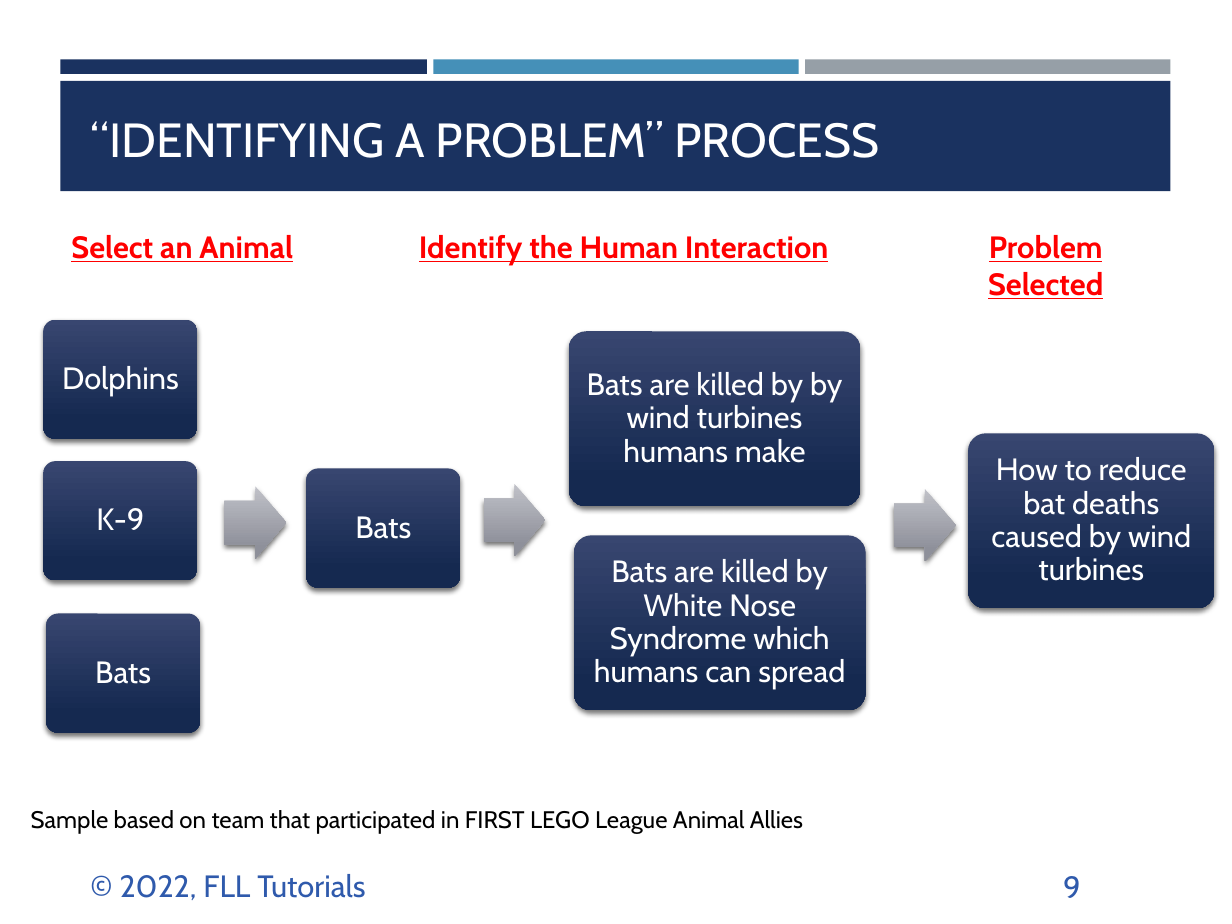
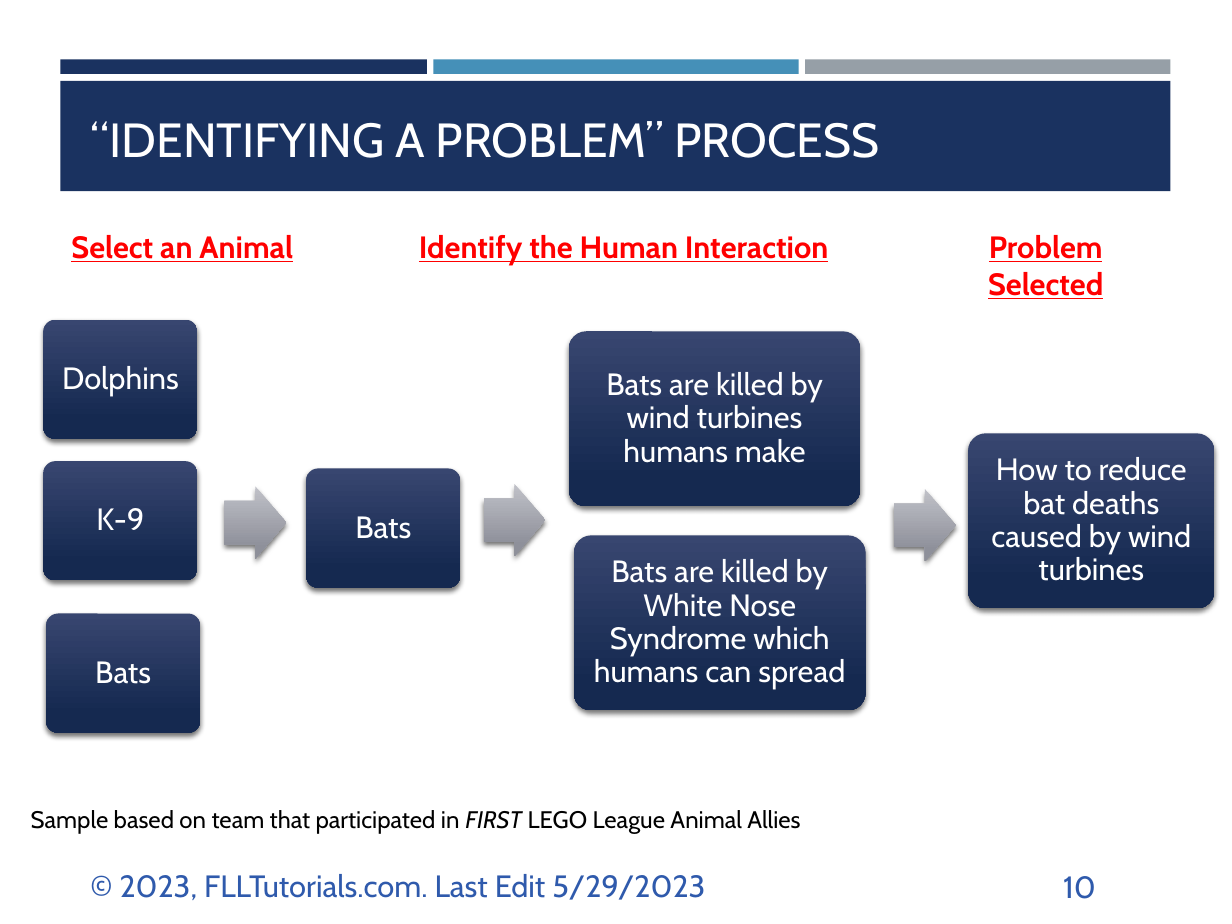
Before and after one commit to ev3lessons/FLL-Tutorials, a slide deck: slide 10 of translations/en-us/Project/Identify.pptx (slide 9 before the commit). Drawn at 1232x924 pixels with LibreOffice and Linux fonts; fonts in the diff are those of the drawing. Boxes give left, top, right and bottom in pixels: in the first picture for what was removed or moved away, otherwise in the second. Text is boxed around its words. In the diff, an @@ line names an element or a change of style, - is before the commit and + after.

```diff
--- a/translations/en-us/Project/Identify.pptx
+++ b/translations/en-us/Project/Identify.pptx
@@ text at [606, 372, 823, 463]: text changed @@
-Bats are killed by by wind turbines humans make
+Bats are killed by wind turbines humans make
@@ text "Sample based on team that ..." at [31, 810, 800, 834]: italic on in "FIRST" @@
@@ text at [120, 874, 705, 900]: text changed @@
-© 2022, FLL Tutorials
+© 2023, FLLTutorials.com. Last Edit 5/29/2023
@@ page number at [1063, 876, 1096, 899]: text changed @@
-9
+10
```
Also in this commit, not shown: 8 other slides changed, 2 slides added, 1 slide removed, 33 other files.
